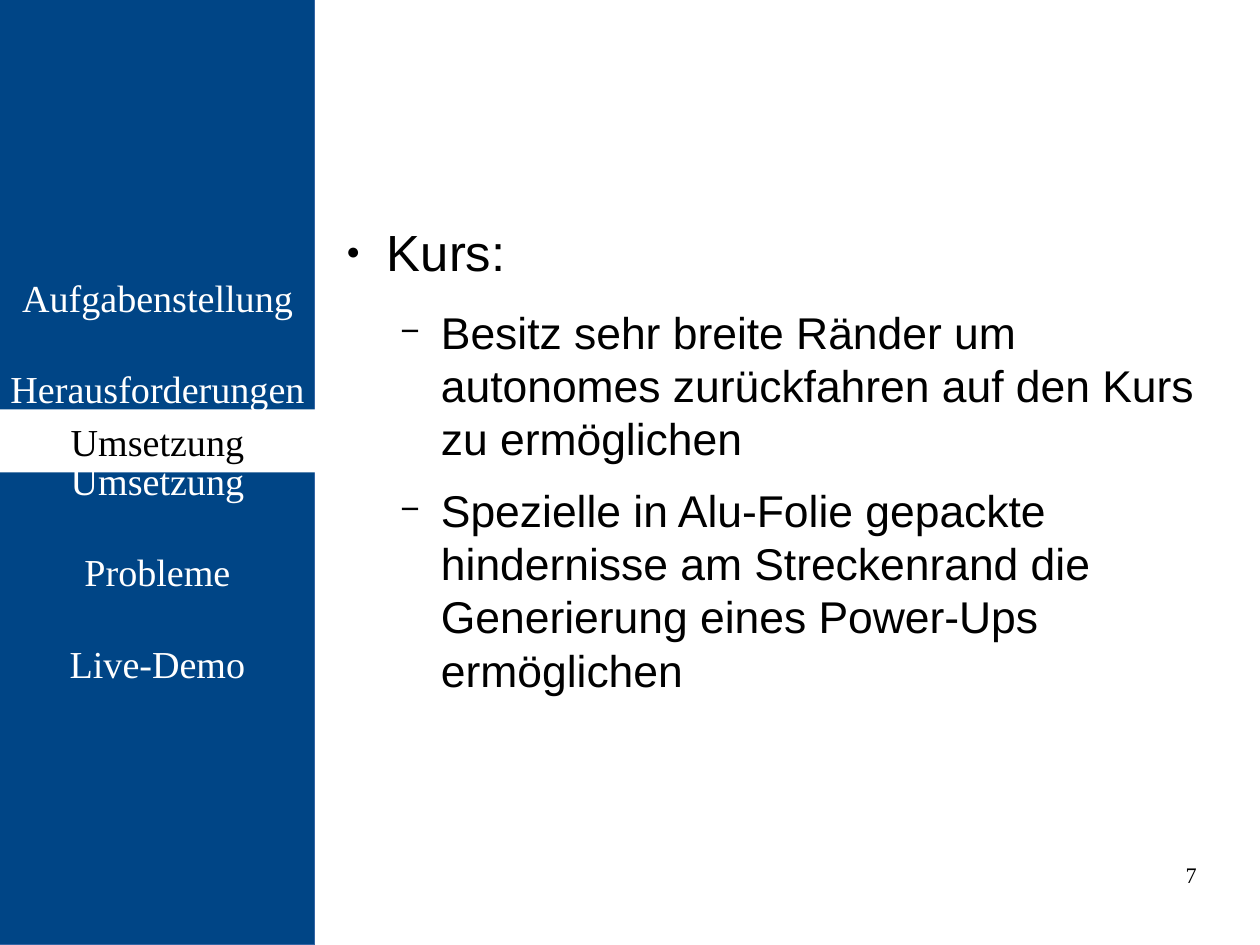
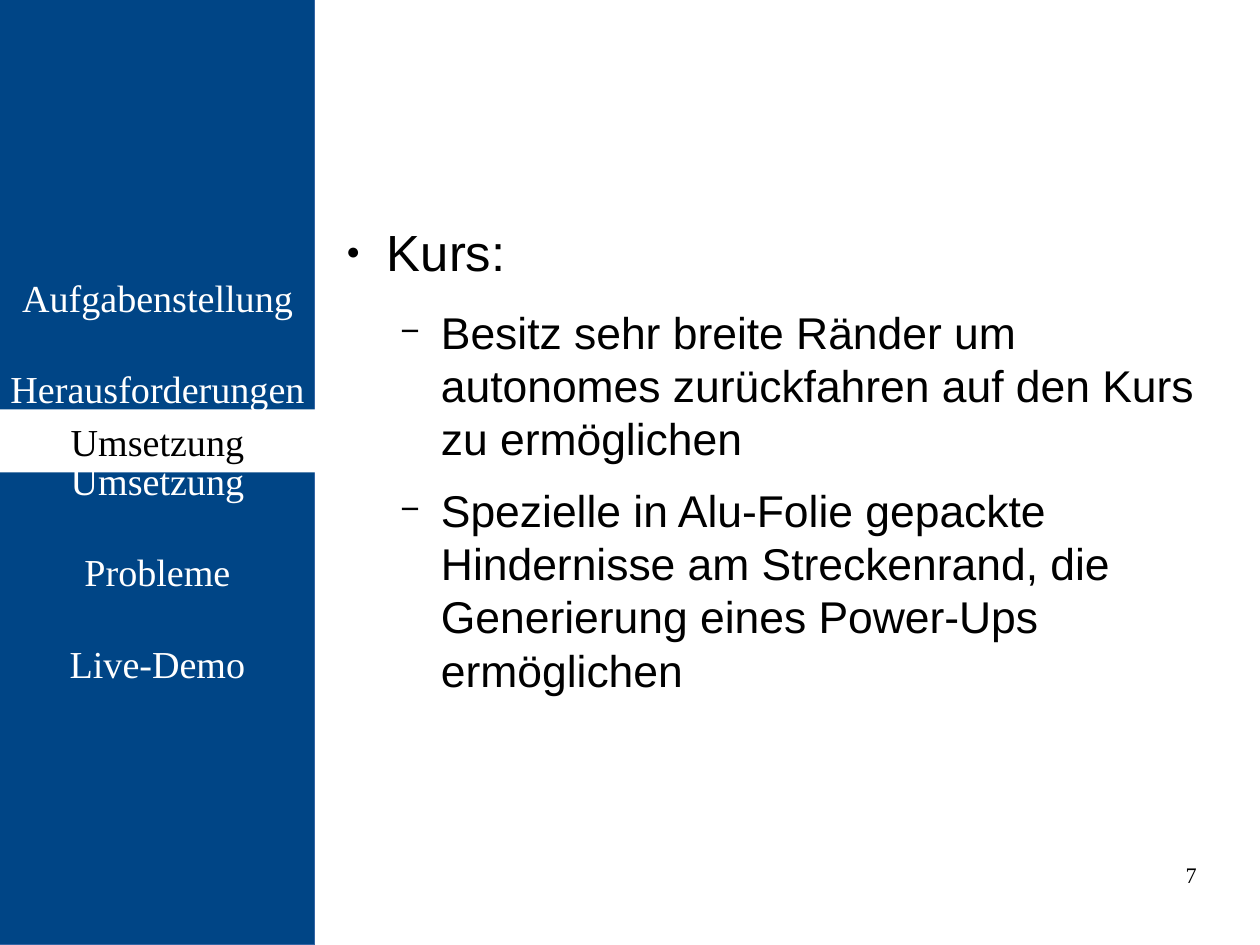
Before and after one commit to kapsl/embedded, a slide deck: slide 7 of Abschlusspräsentation/Abschlusspräsentation.odp. Drawn at 1260x945 pixels with LibreOffice and Linux fonts; fonts in the diff are those of the drawing. Boxes give left, top, right and bottom in pixels: in the first picture for what was removed or moved away, otherwise in the second. Text is boxed around its words. In the diff, an @@ line names an element or a change of style, - is before the commit and + after.

```diff
--- a/Abschlusspräsentation/Abschlusspräsentation.odp
+++ b/Abschlusspräsentation/Abschlusspräsentation.odp
@@ text at box(441, 494, 1109, 696): text changed @@
-  − Spezielle in Alu-Folie gepackte hindernisse am Streckenrand die Generierung eines Power-Ups ermöglichen
+  − Spezielle in Alu-Folie gepackte Hindernisse am Streckenrand, die Generierung eines Power-Ups ermöglichen
```
Also in this commit, not shown: 3 other slides changed.
